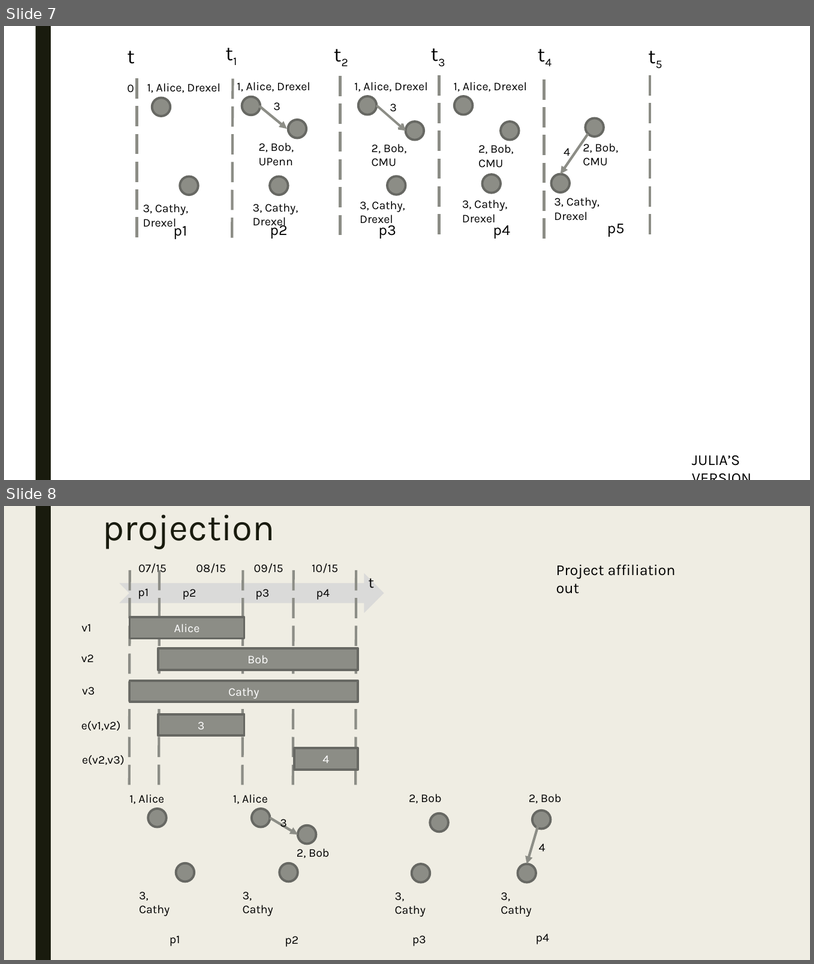
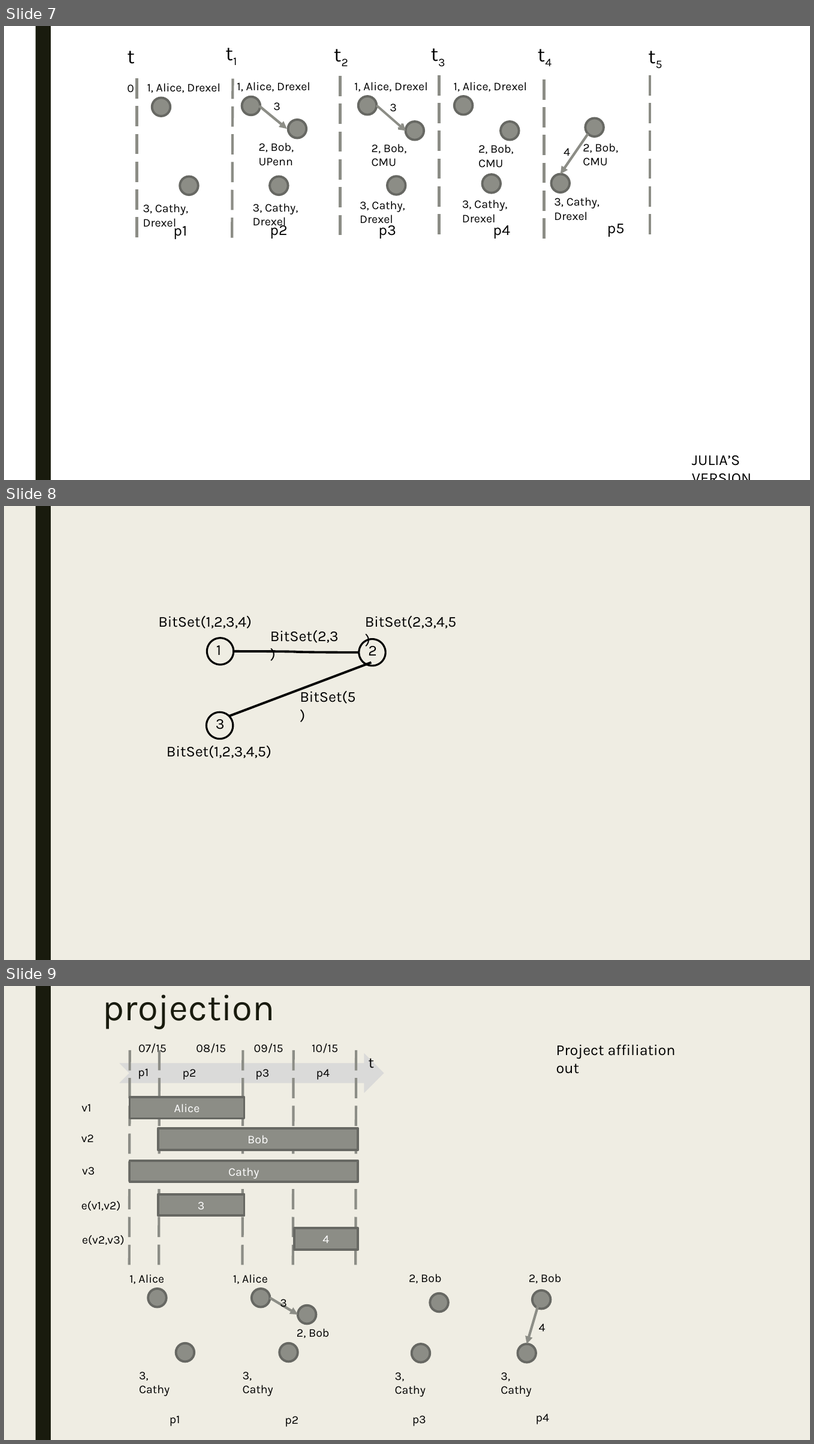
Before and after one commit to PortalDB/portal, a slide deck: paper/pvldb2016/figs/model.pptx. Shown one above the other, each under a label of ours: slides 7 and 8 before the commit, slides 7, 8 and 9 after it. The pictures are 814x964 and 814x1444 pixels, drawn with LibreOffice and Linux fonts; fonts in the diff are those of the drawing. Boxes give left, top, right and bottom in pixels: in the first picture for what was removed or moved away, otherwise in the second. Text is boxed around its words. In the diff, an @@ line names an element or a change of style, - is before the commit and + after.

```diff
--- a/paper/pvldb2016/figs/model.pptx
+++ b/paper/pvldb2016/figs/model.pptx
@@ slide 8 added at [4, 506, 810, 960], background #EFEDE3; not listed: 1 template element that a slide beside it also shows @@
@@ text added at [158, 616, 252, 628], 18 pt, text #000000 @@
+BitSet(1,2,3,4)
@@ text added at [270, 630, 339, 643], 18 pt, text #000000 @@
+BitSet(2,3)
@@ text added at [365, 616, 457, 628], 18 pt, text #000000 @@
+BitSet(2,3,4,5)
@@ ellipse added at [207, 638, 234, 664], outline #000000 2.25 pt @@
@@ text added at [216, 645, 221, 655], 18 pt, text #000000 @@
+1
@@ ellipse added at [359, 639, 386, 666], outline #000000 2.25 pt @@
@@ text added at [368, 642, 377, 655], 18 pt, text #000000 @@
+2
@@ line added from (372, 662) to (229, 716), #000000 2.75 pt @@
@@ curved line added from (234, 651) to (359, 652), #000000 2.75 pt @@
@@ text added at [300, 688, 356, 703], 18 pt, text #000000 @@
+BitSet(5)
@@ ellipse added at [207, 712, 233, 739], outline #000000 2.25 pt @@
@@ text added at [216, 719, 225, 729], 18 pt, text #000000 @@
+3
@@ text added at [167, 745, 272, 758], 18 pt, text #000000 @@
+BitSet(1,2,3,4,5)
@@ what was slide 8 is now slide 9 @@
```
Also in this commit, not shown: 1 other file.
